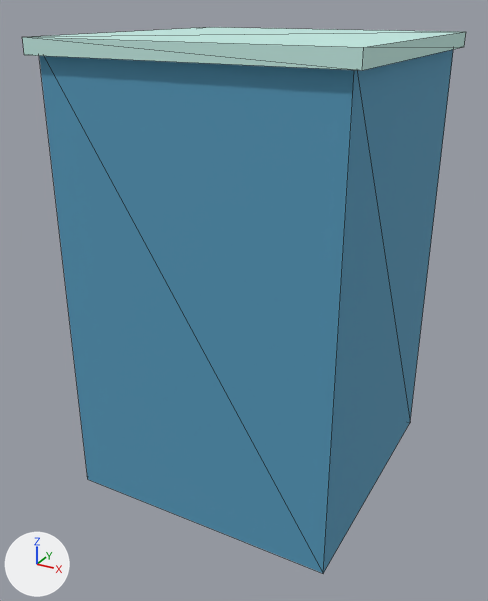
What one commit did to the glTF model assets/models/background/city_block.glb.
Both versions are drawn from a 50 mm camera at (5.41, -10.49, 8.58) aimed at (-0.16, -0.36, 3.52). The lights are fixed; the arrows at lower left show +X, +Y and +Z. The older version comes first. Mesh edges are drawn as thin lines. Vertices at exactly the same position are counted once.

The first picture shows 'city_block'.
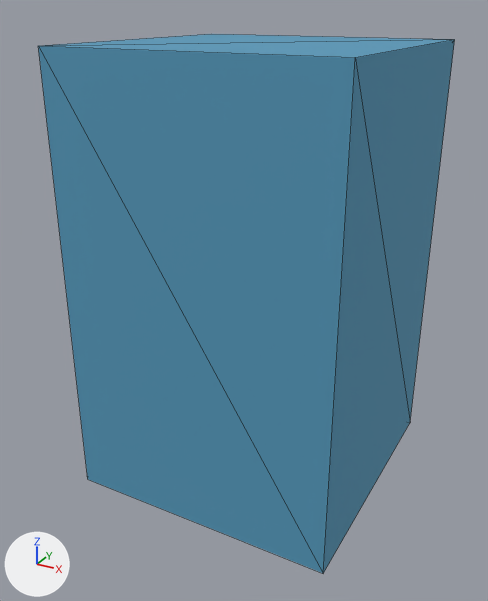
Location of each change, (x1, y1, x2, y2) in pixels of the pictures (488 x 601 px):
'city_block', reshaped (6% narrower): before (22, 27, 466, 573); after (38, 34, 455, 573)
part 1 of me_立方体_116, deleted: before (22, 27, 466, 70)

Patch to the scene script:
```diff
--- a/assets/models/background/city_block.glb.py
+++ b/assets/models/background/city_block.glb.py
@@ me_立方体_116 @@
 # used by ob_city_block; location = (0.0, 0.0, 0.0)
-me_立方体_116.from_pydata(...)  # 16 vertices, 24 faces; spans x -2.65..2.65, y -2.65..2.65, z 0.0..8.12
+me_立方体_116.from_pydata(...)  # 8 vertices, 12 faces; spans x -2.5..2.5, y -2.5..2.5, z 0.0..8.0
+# me_立方体_116 part 1: the loose piece of 8 vertices spanning x -2.65..2.65, y -2.65..2.65, z 7.88..8.12 is deleted
 me_立方体_116.materials.append(mat_vertexpalette)
```
